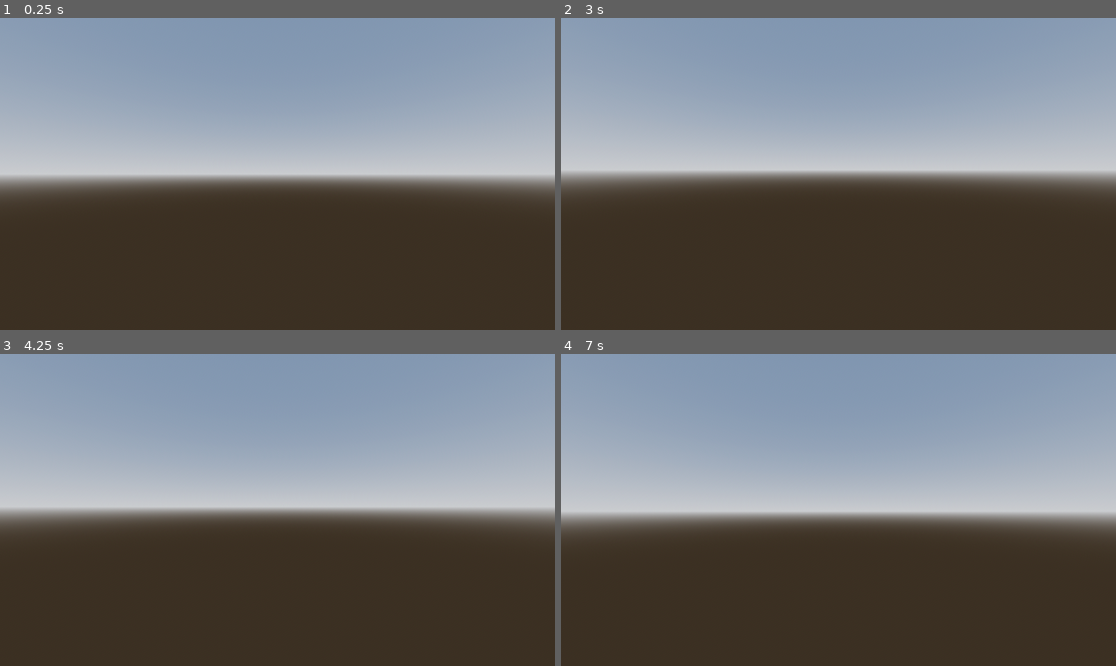
Above: before the commit, frames 1-4 (two rows, left to right).
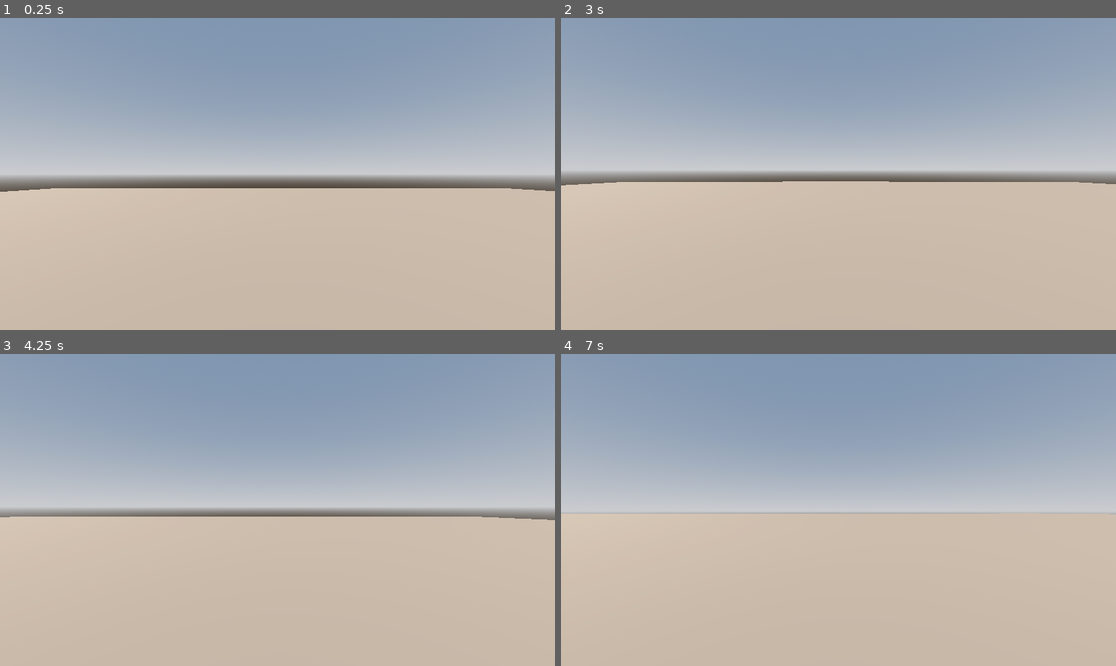
Above: after the commit, the same moments.

Repository: boqsc/researched_voxel_terrain2
Game: Godot game, scene res://node_3d.tscn
The game is run twice, just before and just after one commit, with the same random seed, the same clock (stepped at 60 frames per second) and the same inputs.
Inputs (mouse positions are in pixels of both pictures, inside the frame that each line leads up to):
- Up to frame 1 (0.25 s): no input
- Up to frame 2 (3 s): tap Enter (ui_accept) at 0.5, 0.77, 1.25, 1.52, 2, 2.75 s; move the mouse to (866, 174) at 0.52 s; press the mouse at (866, 174) at 0.53 s; hold W (move_forward) from 0.53 s (still down); move the mouse to (810, 174) at 1.27 s; release the mouse at (810, 174) at 1.28 s; right-click (810, 174) at 1.35 s; move the mouse to (849, 167) at 2.02 s; press the mouse at (849, 167) at 2.03 s; move the mouse to (832, 180) at 2.77 s; release the mouse at (832, 180) at 2.78 s; right-click (832, 180) at 2.85 s
- Up to frame 3 (4.25 s): keep holding W (move_forward); tap Enter (ui_accept) at 3.02, 3.5, 3.77 s; move the mouse to (316, 513) at 3.52 s; press the mouse at (316, 513) at 3.53 s
- Up to frame 4 (7 s): tap Enter (ui_accept) at 4.25, 4.52, 6.02, 6.77 s; move the mouse to (794, 506) at 4.27 s; release the mouse at (794, 506) at 4.28 s; right-click (794, 506) at 4.35 s; move the mouse to (844, 510) at 5.02 s; press the mouse at (844, 510) at 5.03 s; move the mouse to (816, 503) at 5.77 s; release W (move_forward) at 5.78 s; release the mouse at (816, 503) at 5.78 s; hold D (move_right) 5.78-6.53 s; right-click (816, 503) at 5.85 s; move the mouse to (866, 510) at 6.52 s; press the mouse at (866, 510) at 6.53 s; hold W (move_forward) from 6.53 s (still down)

The runs differ from the first frame. In frame 1, 45% of the frame differs, in the area x 0-100%, y 54-100%; in frame 2, 47%; in frame 3, 48%; in frame 4, 49%, in the area x 0-100%, y 51-100%.

Commit message:
Update node_3d.tscn

Diff:
--- a/node_3d.tscn
+++ b/node_3d.tscn
@@ -21,6 +21,7 @@
 [sub_resource type="CapsuleMesh" id="CapsuleMesh_noarx"]
 
 [sub_resource type="StandardMaterial3D" id="StandardMaterial3D_noarx"]
+albedo_color = Color(0.60784316, 0.52156866, 0.4392157, 1)
 
 [node name="Node3D" type="Node3D"]
 
@@ -43,6 +44,7 @@
 
 [node name="Camera3D" type="Camera3D" parent="Node3D/CharacterBody3D"]
 transform = Transform3D(1, 1.49012e-08, 1.49012e-08, 1.49012e-08, 1, 2.98023e-08, 1.49012e-08, 2.22045e-16, 1, 0, 0, 0)
+visible = false
 
 [node name="MeshInstance3D" type="MeshInstance3D" parent="Node3D/CharacterBody3D"]
 mesh = SubResource("CapsuleMesh_noarx")
@@ -54,3 +56,7 @@
 [node name="CSGBox3D" type="CSGBox3D" parent="."]
 transform = Transform3D(34.875, 0, 0, 0, 34.875, 0, 0, 0, 34.875, 119.99788, 212.77443, 92.88375)
 material = SubResource("StandardMaterial3D_noarx")
+
+[node name="CSGBox3D2" type="CSGBox3D" parent="."]
+transform = Transform3D(9000, 0, 0, 0, 5, 0, 0, 0, 90000, 119.99788, -128.10957, 92.88375)
+material = SubResource("StandardMaterial3D_noarx")
